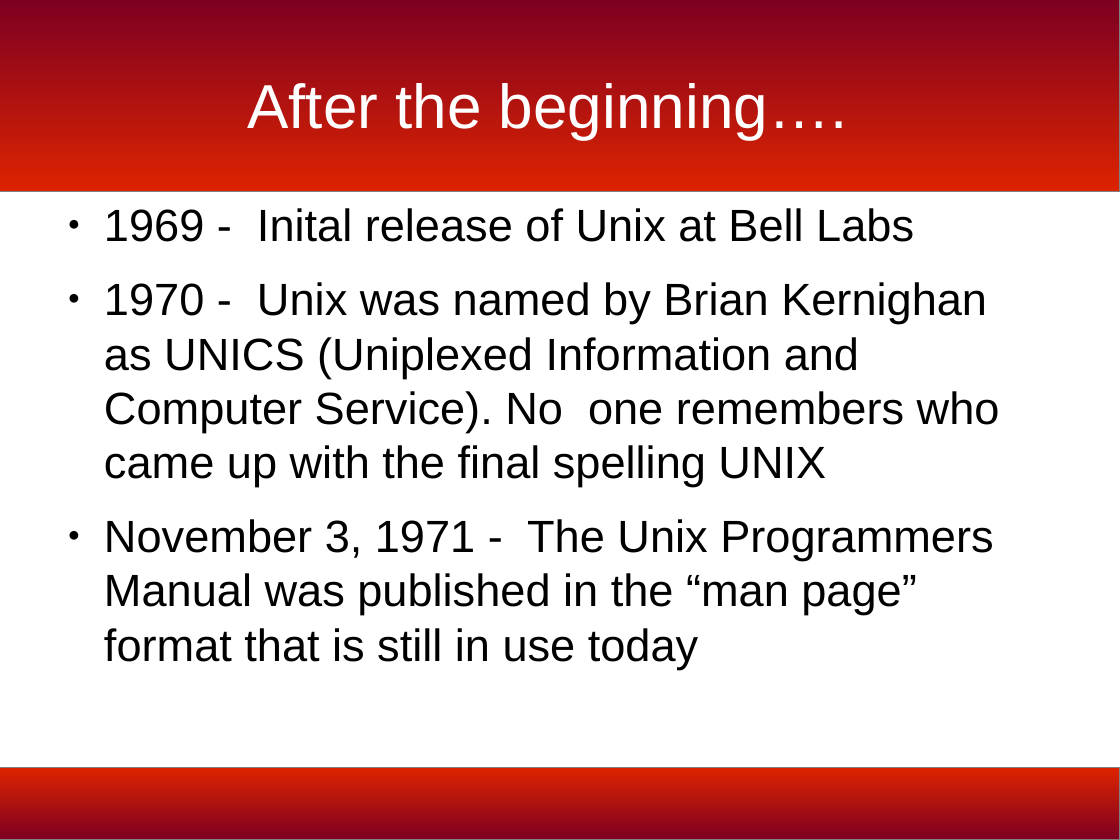
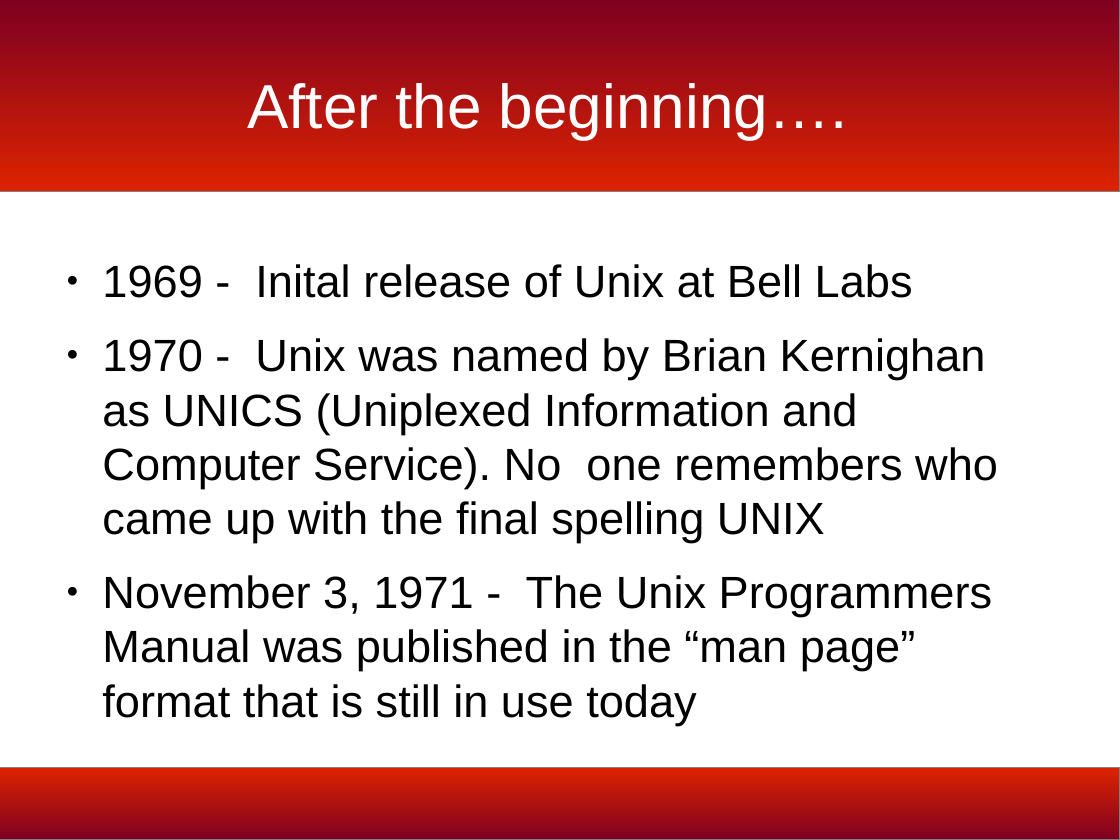
Before and after one commit to bmac2/BSD-Meetup-Files, a slide deck: slide 3 of bsd-history-slides.odp. Drawn at 1120x840 pixels with LibreOffice and Linux fonts; fonts in the diff are those of the drawing; background and template pictures are left out. Boxes give left, top, right and bottom in pixels: in the first picture for what was removed or moved away, otherwise in the second. Text is boxed around its words. In the diff, an @@ line names an element or a change of style, - is before the commit and + after.

```diff
--- a/bsd-history-slides.odp
+++ b/bsd-history-slides.odp
@@ text "1969 - Inital release of ...": place and size @@
-text "1969 - Inital release of ..." at [104, 208, 1000, 669]
+text "1969 - Inital release of ..." at [102, 264, 998, 725]
```
Also in this commit, not shown: 29 other slides changed.
